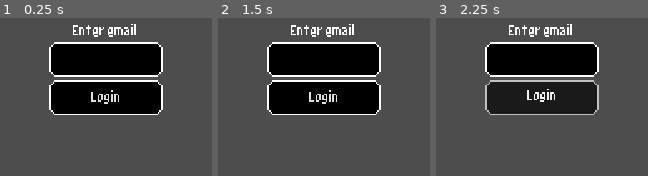
Above: before the commit, frames 1-3 (left to right).
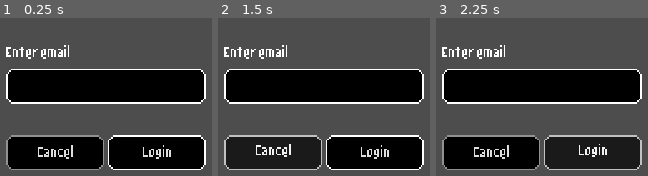
Above: after the commit, the same moments.

Repository: aapelix/wrumg
Game: Godot game, scene res://auth/login.tscn
Same seed, same stepped clock (60 frames per second), same inputs: the game is played once before the commit and once after it. This scene is started directly instead of the project's main scene.
Inputs (mouse positions are in pixels of both pictures, inside the frame that each line leads up to):
- Up to frame 1 (0.25 s): no input
- Up to frame 2 (1.5 s): click "Login" at 0.5 s; click (273, 152) at 1.25 s, where only the run after the commit has a clickable "Cancel"
- Up to frame 3 (2.25 s): click "Login" at 2 s

The runs differ from the first frame. In frame 1, 47% of the frame differs, in the area x 2-98%, y 3-97%; in frame 2, 47%; in frame 3, 53%.

Commit message:
appwrite auth

Diff:
--- a/auth/login.gd
+++ b/auth/login.gd
@@ -1,11 +1,85 @@
 extends Node2D
 
+@export var appwriteUrl: String
+@export var appwriteProject: String
 
-# Called when the node enters the scene tree for the first time.
+var userId: String
+
 func _ready() -> void:
-	pass # Replace with function body.
+	$Email.visible = true
+	$Phrase.visible = false
+	$Code.visible = false
+
+func _send_token():
+	var email: String = $Email/EmailInput.text
+
+	if email.length() > 0 and email.contains("@"):
+		$HTTPRequest.request_completed.connect(_on_token_request_completed)
+
+		var json = JSON.stringify({
+			"userId": "unique()",
+			"email": email,
+			"phrase": true
+		})
+		var headers = ["Content-Type: application/json", "X-Appwrite-Project: " + appwriteProject]
+		$HTTPRequest.request(appwriteUrl + "/account/tokens/email", headers, HTTPClient.METHOD_POST, json)
+
+		return true
+
+	return false
+
+func _on_token_request_completed(_res, code, _headers, body):
+	if not code == 201:
+		return false
+
+	var json = JSON.parse_string(body.get_string_from_utf8())
+	print(json, code)
+
+	if not json["userId"] and not json["phrase"]:
+		return false
+
+	userId = json["userId"]
+
+	$Email.visible = false
+
+	$Phrase/Phrase.text = json["phrase"]
+	$Phrase.visible = true
+
+func _send_otp():
+	var otp: String = $Code/CodeInput.text
+
+	if otp.length() == 6 and otp.is_valid_int() and not otp.contains("+") and not otp.contains("-"):
+		$HTTPRequest.request_completed.connect(_on_otp_request_completed)
+
+		var json = JSON.stringify({
+			"userId": userId,
+			"secret": otp,
+		})
+		var headers = ["Content-Type: application/json", "X-Appwrite-Project: " + appwriteProject]
+		$HTTPRequest.request(appwriteUrl + "/account/sessions/token", headers, HTTPClient.METHOD_POST, json)
+
+		return true
+
+	return false
+
+func _on_otp_request_completed(_res, code, headers, body):
+	if not code == 201:
+		return false
+
+	var json = JSON.parse_string(body.get_string_from_utf8())
+	print(json, code, headers)
 
 
-# Called every frame. 'delta' is the elapsed time since the previous frame.
-func _process(delta: float) -> void:
-	pass
+func _on_login_button_pressed() -> void:
+	var success = _send_token()
+	$Email/LoginButton.disabled = success
+
+
+func _on_yes_button_pressed() -> void:
+	$Phrase.visible = false
+	$Code.visible = true
+
+
+func _on_submit_button_pressed() -> void:
+	var success = _send_otp()
+	$Code/SubmitButton.disabled = success
--- a/auth/login.tscn
+++ b/auth/login.tscn
@@ -4,6 +4,7 @@
 [ext_resource type="FontFile" uid="uid://1utvxe1o5w3s" path="res://assets/font-small.ttf" id="2_afca7"]
 [ext_resource type="StyleBox" uid="uid://fjttxa7mbnt4" path="res://button_box.tres" id="3_afca7"]
 [ext_resource type="Texture2D" uid="uid://bv1lyhly1t7km" path="res://assets/sprites/box.png" id="3_bbdy7"]
+[ext_resource type="Texture2D" uid="uid://n8kcnpet2f1h" path="res://assets/sprites/otp.png" id="5_dtqtj"]
 
 [sub_resource type="StyleBoxTexture" id="StyleBoxTexture_bbdy7"]
 content_margin_left = 4.0
@@ -15,22 +16,56 @@
 texture_margin_bottom = 3.0
 modulate_color = Color(1, 1, 1, 0.654902)
 
+[sub_resource type="StyleBoxTexture" id="StyleBoxTexture_dtqtj"]
+content_margin_left = 4.0
+content_margin_top = 7.0
+texture = ExtResource("3_bbdy7")
+texture_margin_left = 3.0
+texture_margin_top = 3.0
+texture_margin_right = 3.0
+texture_margin_bottom = 3.0
+modulate_color = Color(0.57, 0.57, 0.57, 1)
+
+[sub_resource type="StyleBoxTexture" id="StyleBoxTexture_fc3cw"]
+content_margin_left = 4.0
+content_margin_top = 7.0
+texture = ExtResource("3_bbdy7")
+texture_margin_left = 3.0
+texture_margin_top = 3.0
+texture_margin_right = 3.0
+texture_margin_bottom = 3.0
+
+[sub_resource type="FontVariation" id="FontVariation_dtqtj"]
+base_font = ExtResource("2_afca7")
+spacing_glyph = 18
+
+[sub_resource type="StyleBoxTexture" id="StyleBoxTexture_sh3bq"]
+content_margin_left = 9.0
+content_margin_top = 5.0
+texture = ExtResource("5_dtqtj")
+axis_stretch_horizontal = 1
+
 [node name="Login" type="Node2D" unique_id=179489370]
 script = ExtResource("1_gsgx3")
+appwriteUrl = "https://fra.cloud.appwrite.io/v1"
 
 [node name="HTTPRequest" type="HTTPRequest" parent="." unique_id=993359362]
 download_chunk_size = 4096
 
-[node name="Button" type="Button" parent="." unique_id=99777749]
-anchors_preset = 8
-anchor_left = 0.5
-anchor_top = 0.5
-anchor_right = 0.5
-anchor_bottom = 0.5
-offset_left = -34.0
-offset_top = -22.0
-offset_right = 34.0
-offset_bottom = -1.0
+[node name="Camera" type="Camera2D" parent="." unique_id=907102551]
+
+[node name="Email" type="Node2D" parent="." unique_id=128127712]
+
+[node name="LoginButton" type="Button" parent="Email" unique_id=99777749]
+anchors_preset = 8
+anchor_left = 0.5
+anchor_top = 0.5
+anchor_right = 0.5
+anchor_bottom = 0.5
+offset_left = 1.0
+offset_top = 11.0
+offset_right = 60.0
+offset_bottom = 32.0
 grow_horizontal = 2
 grow_vertical = 2
 size_flags_horizontal = 4
@@ -39,30 +74,187 @@
 theme_override_styles/normal = ExtResource("3_afca7")
 theme_override_styles/hover = SubResource("StyleBoxTexture_bbdy7")
 text = "Login"
-
-[node name="Camera2D" type="Camera2D" parent="." unique_id=907102551]
-
-[node name="LineEdit" type="LineEdit" parent="." unique_id=957612094]
-anchors_preset = 8
-anchor_left = 0.5
-anchor_top = 0.5
-anchor_right = 0.5
-anchor_bottom = 0.5
-offset_left = -34.0
-offset_top = -45.0
-offset_right = 34.0
-offset_bottom = -24.0
-grow_horizontal = 2
-grow_vertical = 2
-theme_override_fonts/font = ExtResource("2_afca7")
-theme_override_font_sizes/font_size = 8
-theme_override_styles/normal = ExtResource("3_afca7")
-
-[node name="Label" type="Label" parent="." unique_id=1914760357]
-offset_left = -20.0
-offset_top = -54.0
-offset_right = 20.0
-offset_bottom = -46.0
+metadata/_edit_use_anchors_ = true
+
+[node name="CancelButton" type="Button" parent="Email" unique_id=214789849]
+anchors_preset = 8
+anchor_left = 0.5
+anchor_top = 0.5
+anchor_right = 0.5
+anchor_bottom = 0.5
+offset_left = -60.0
+offset_top = 11.0
+offset_right = -1.0
+offset_bottom = 32.0
+grow_horizontal = 2
+grow_vertical = 2
+size_flags_horizontal = 4
+theme_override_fonts/font = ExtResource("2_afca7")
+theme_override_font_sizes/font_size = 8
+theme_override_styles/normal = SubResource("StyleBoxTexture_dtqtj")
+theme_override_styles/hover = SubResource("StyleBoxTexture_bbdy7")
+text = "Cancel"
+metadata/_edit_use_anchors_ = true
+
+[node name="EmailInput" type="LineEdit" parent="Email" unique_id=957612094]
+anchors_preset = 8
+anchor_left = 0.5
+anchor_top = 0.5
+anchor_right = 0.5
+anchor_bottom = 0.5
+offset_left = -60.0
+offset_top = -29.0
+offset_right = 60.0
+offset_bottom = -8.0
+grow_horizontal = 2
+grow_vertical = 2
+theme_override_fonts/font = ExtResource("2_afca7")
+theme_override_font_sizes/font_size = 8
+theme_override_styles/normal = ExtResource("3_afca7")
+
+[node name="EmailLabel" type="Label" parent="Email" unique_id=1914760357]
+offset_left = -60.0
+offset_top = -41.0
+offset_right = -20.0
+offset_bottom = -33.0
 theme_override_fonts/font = ExtResource("2_afca7")
 theme_override_font_sizes/font_size = 8
 text = "Enter email"
+
+[node name="Phrase" type="Node2D" parent="." unique_id=387743085]
+visible = false
+position = Vector2(0, 12)
+
+[node name="YesButton" type="Button" parent="Phrase" unique_id=1452259777]
+anchors_preset = 8
+anchor_left = 0.5
+anchor_top = 0.5
+anchor_right = 0.5
+anchor_bottom = 0.5
+offset_left = 1.0
+offset_top = 1.0
+offset_right = 60.0
+offset_bottom = 22.0
+grow_horizontal = 2
+grow_vertical = 2
+size_flags_horizontal = 4
+theme_override_fonts/font = ExtResource("2_afca7")
+theme_override_font_sizes/font_size = 8
+theme_override_styles/normal = ExtResource("3_afca7")
+theme_override_styles/hover = SubResource("StyleBoxTexture_bbdy7")
+text = "Yes"
+metadata/_edit_use_anchors_ = true
+
+[node name="NoButton" type="Button" parent="Phrase" unique_id=801892539]
+anchors_preset = 8
+anchor_left = 0.5
+anchor_top = 0.5
+anchor_right = 0.5
+anchor_bottom = 0.5
+offset_left = -60.0
+offset_top = 1.0
+offset_right = -1.0
+offset_bottom = 22.0
+grow_horizontal = 2
+grow_vertical = 2
+size_flags_horizontal = 4
+theme_override_fonts/font = ExtResource("2_afca7")
+theme_override_font_sizes/font_size = 8
+theme_override_styles/normal = SubResource("StyleBoxTexture_fc3cw")
+theme_override_styles/hover = SubResource("StyleBoxTexture_bbdy7")
+text = "No"
+metadata/_edit_use_anchors_ = true
+
+[node name="EmailLabel" type="Label" parent="Phrase" unique_id=1826483254]
+offset_left = -58.0
+offset_top = -60.0
+offset_right = 58.0
+offset_bottom = -40.0
+theme_override_fonts/font = ExtResource("2_afca7")
+theme_override_font_sizes/font_size = 8
+text = "Email sent!
+Is this phrase included in the email:"
+
+[node name="Phrase" type="Label" parent="Phrase" unique_id=1518893610]
+offset_left = -58.0
+offset_top = -30.0
+offset_right = 58.0
+offset_bottom = -22.0
+theme_override_fonts/font = ExtResource("2_afca7")
+theme_override_font_sizes/font_size = 8
+text = "phrase-goes-here"
+
+[node name="Code" type="Node2D" parent="." unique_id=1716596082]
+visible = false
+
+[node name="SubmitButton" type="Button" parent="Code" unique_id=852021603]
+anchors_preset = 8
+anchor_left = 0.5
+anchor_top = 0.5
+anchor_right = 0.5
+anchor_bottom = 0.5
+offset_left = 1.0
+offset_top = 7.0
+offset_right = 66.0
+offset_bottom = 28.0
+grow_horizontal = 2
+grow_vertical = 2
+size_flags_horizontal = 4
+theme_override_fonts/font = ExtResource("2_afca7")
+theme_override_font_sizes/font_size = 8
+theme_override_styles/normal = ExtResource("3_afca7")
+theme_override_styles/hover = SubResource("StyleBoxTexture_bbdy7")
+text = "Submit"
+
+[node name="CancelButton" type="Button" parent="Code" unique_id=422913625]
+anchors_preset = 8
+anchor_left = 0.5
+anchor_top = 0.5
+anchor_right = 0.5
+anchor_bottom = 0.5
+offset_left = -65.0
+offset_top = 7.0
+offset_right = -1.0
+offset_bottom = 28.0
+grow_horizontal = 2
+grow_vertical = 2
+size_flags_horizontal = 4
+theme_override_fonts/font = ExtResource("2_afca7")
+theme_override_font_sizes/font_size = 8
+theme_override_styles/normal = SubResource("StyleBoxTexture_dtqtj")
+theme_override_styles/hover = SubResource("StyleBoxTexture_bbdy7")
+text = "Cancel"
+
+[node name="CodeInput" type="LineEdit" parent="Code" unique_id=501845047]
+anchors_preset = 8
+anchor_left = 0.5
+anchor_top = 0.5
+anchor_right = 0.5
+anchor_bottom = 0.5
+offset_left = -65.0
+offset_top = -31.0
+offset_right = 66.0
+offset_bottom = -10.0
+grow_horizontal = 2
+grow_vertical = 2
+theme_override_fonts/font = SubResource("FontVariation_dtqtj")
+theme_override_font_sizes/font_size = 8
+theme_override_styles/normal = SubResource("StyleBoxTexture_sh3bq")
+max_length = 6
+context_menu_enabled = false
+emoji_menu_enabled = false
+selecting_enabled = false
+drag_and_drop_selection_enabled = false
+
+[node name="CodeLabel" type="Label" parent="Code" unique_id=1718531133]
+offset_left = -65.0
+offset_top = -41.0
+offset_right = 36.0
+offset_bottom = -33.0
+theme_override_fonts/font = ExtResource("2_afca7")
+theme_override_font_sizes/font_size = 8
+text = "Enter the code from the email"
+
+[connection signal="pressed" from="Email/LoginButton" to="." method="_on_login_button_pressed"]
+[connection signal="pressed" from="Phrase/YesButton" to="." method="_on_yes_button_pressed"]
+[connection signal="pressed" from="Code/SubmitButton" to="." method="_on_submit_button_pressed"]
Binary file added: assets/sprites/otp.png
Not shown, added: assets/sprites/otp.png.import
